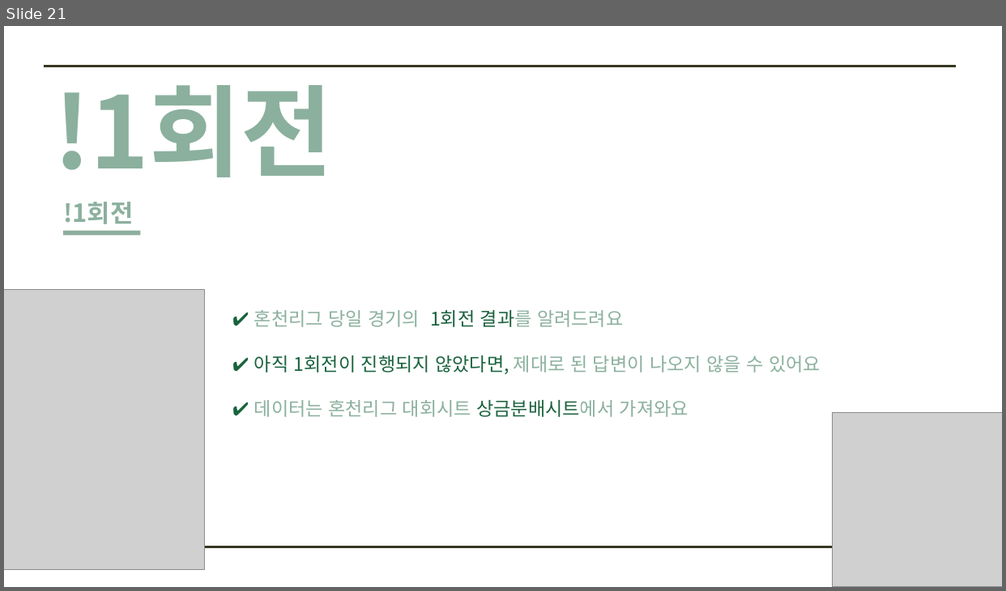
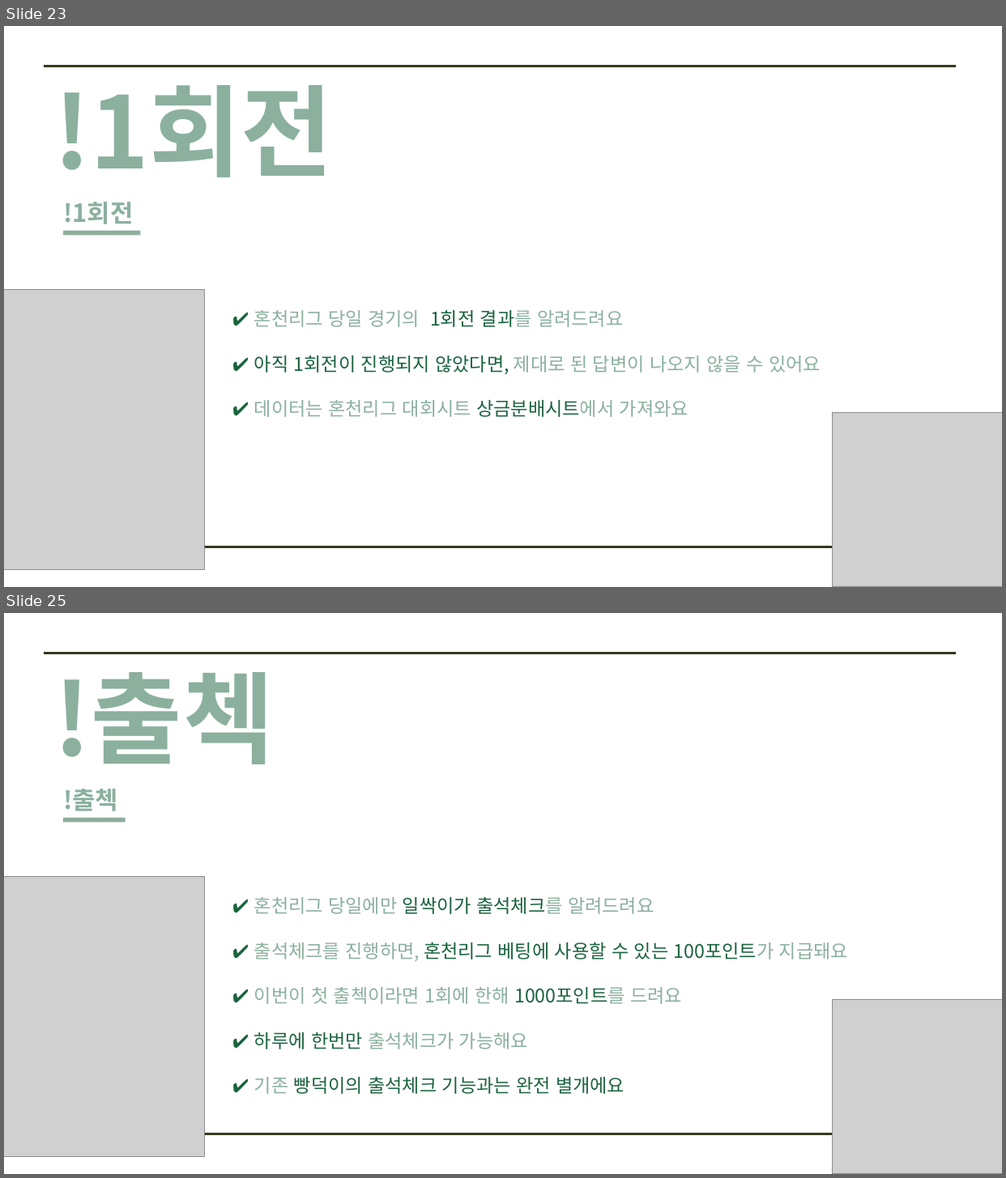
Before and after one commit to SongJongbeen/ilssak, a slide deck: 일싹이 소개.pptx. Shown one above the other, each under a label of ours: slide 21 before the commit, slides 23 and 25 after it; the slides between them are not shown. The pictures are 1006x591 and 1006x1178 pixels, drawn with LibreOffice and Linux fonts; fonts in the diff are those of the drawing; grey boxes stand for pictures. Boxes give left, top, right and bottom in pixels: in the first picture for what was removed or moved away, otherwise in the second. Text is boxed around its words. In the diff, an @@ line names an element or a change of style, - is before the commit and + after.

```diff
--- a/일싹이 소개.pptx
+++ b/일싹이 소개.pptx
@@ slide 25 added at (4, 613, 1002, 1174), background #FFFFFF; not listed: 2 template elements that a slide beside it also shows @@
@@ text added at (53, 672, 274, 764), 96 pt, text #19633E at 50% opacity, bold @@
+!출첵
@@ text added at (63, 789, 118, 811), 24 pt, text #19633E at 50% opacity, bold @@
+!출첵
@@ line added from (63, 820) to (126, 820), #1D5F3C 4.5 pt @@
@@ picture added at (4, 876, 205, 1157) @@
@@ text added at (254, 897, 848, 1094), 18 pt, text #19633E at 50% opacity @@
+✔ 혼천리그 당일에만 일싹이가 출석체크를 알려드려요
+✔ 출석체크를 진행하면, 혼천리그 베팅에 사용할 수 있는 100포인트가 지급돼요
+✔ 이번이 첫 출첵이라면 1회에 한해 1000포인트를 드려요
+✔ 하루에 한번만 출석체크가 가능해요
+✔ 기존 빵덕이의 출석체크 기능과는 완전 별개에요
@@ picture added at (832, 1000, 1002, 1174) @@
@@ what was slide 21 is now slide 23 @@
```
Also in this commit, not shown: 1 slide changed, 14 other slides added, 21 other files.
